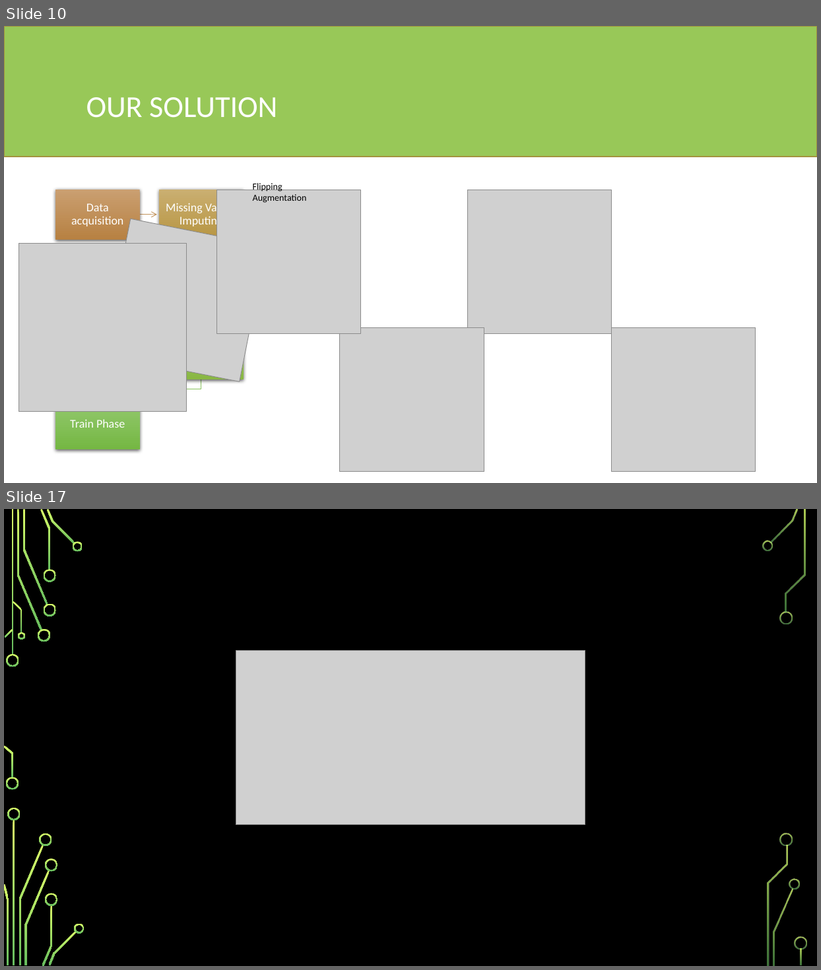
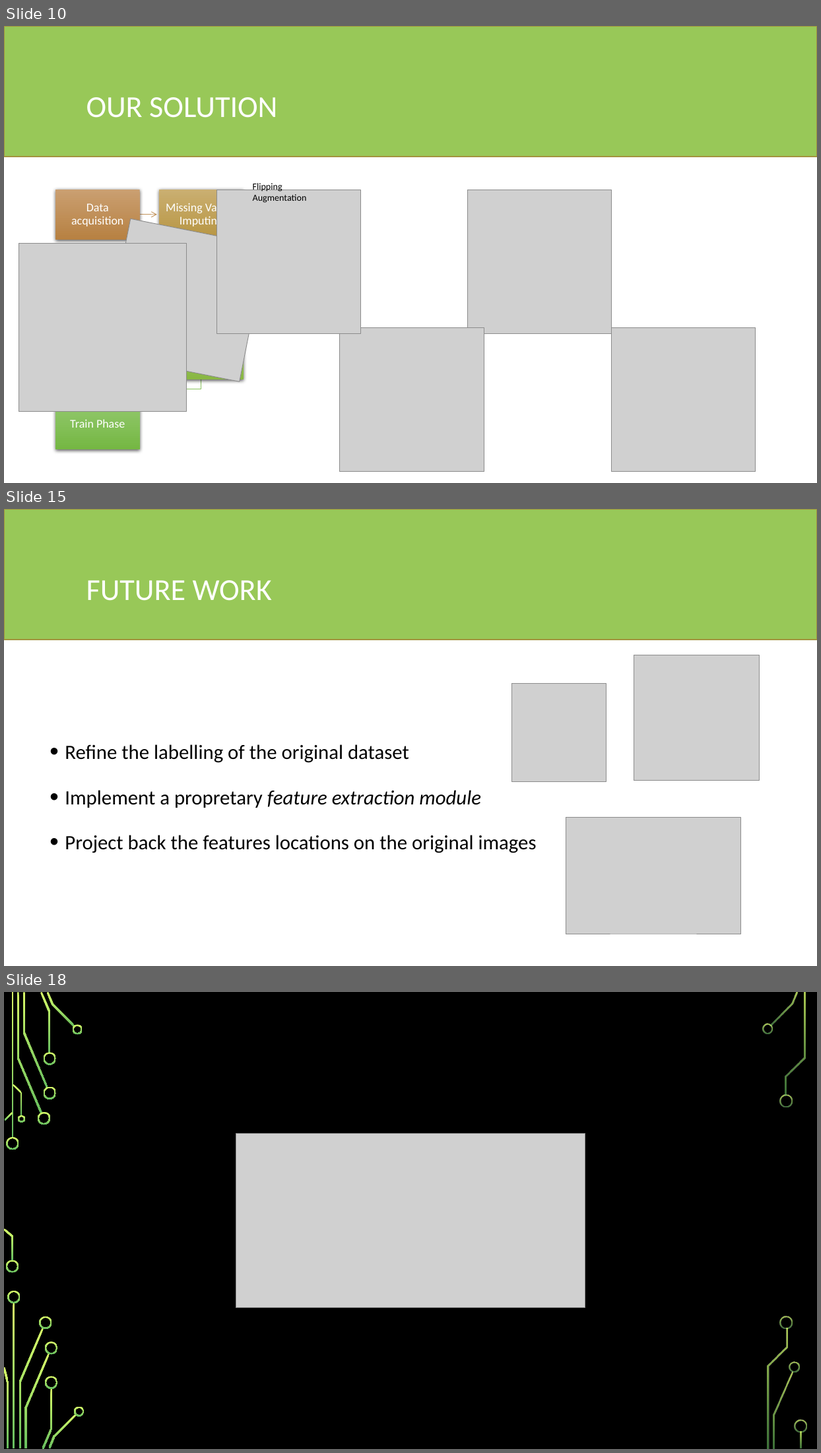
Before and after one commit to fedeloper/Biometrics2021, a slide deck: Facial Keypoints Detector.pptx. Shown one above the other, each under a label of ours: slides 10 and 17 before the commit, slides 10, 15 and 18 after it; the slides between them are not shown. The pictures are 821x970 and 821x1453 pixels, drawn with LibreOffice and Linux fonts; fonts in the diff are those of the drawing; grey boxes stand for pictures; background and template pictures are left out. Boxes give left, top, right and bottom in pixels: in the first picture for what was removed or moved away, otherwise in the second. Text is boxed around its words. In the diff, an @@ line names an element or a change of style, - is before the commit and + after.

```diff
--- a/Facial Keypoints Detector.pptx
+++ b/Facial Keypoints Detector.pptx
@@ slide 15 added at box(4, 509, 817, 966), background #FFFFFF @@
@@ rectangle added at box(4, 509, 817, 640), fill #98C858, outline #A3943F 1.25 pt @@
@@ title added at box(86, 580, 272, 601), 36 pt, text #FFFFFF @@
+FUTURE WORK
@@ picture added at box(634, 656, 759, 780) @@
@@ picture added at box(512, 683, 606, 782) @@
@@ text added at box(65, 745, 537, 854), 24 pt, text #000000 @@
+• Refine the labelling of the original dataset
+• Implement a propretary feature extraction module
+• Project back the features locations on the original images
@@ picture added at box(566, 818, 741, 934) @@
@@ what was slide 17 is now slide 18 @@
```
Also in this commit, not shown: 5 slides changed, 3 other slides added, 3 slides removed, 3 other files.
